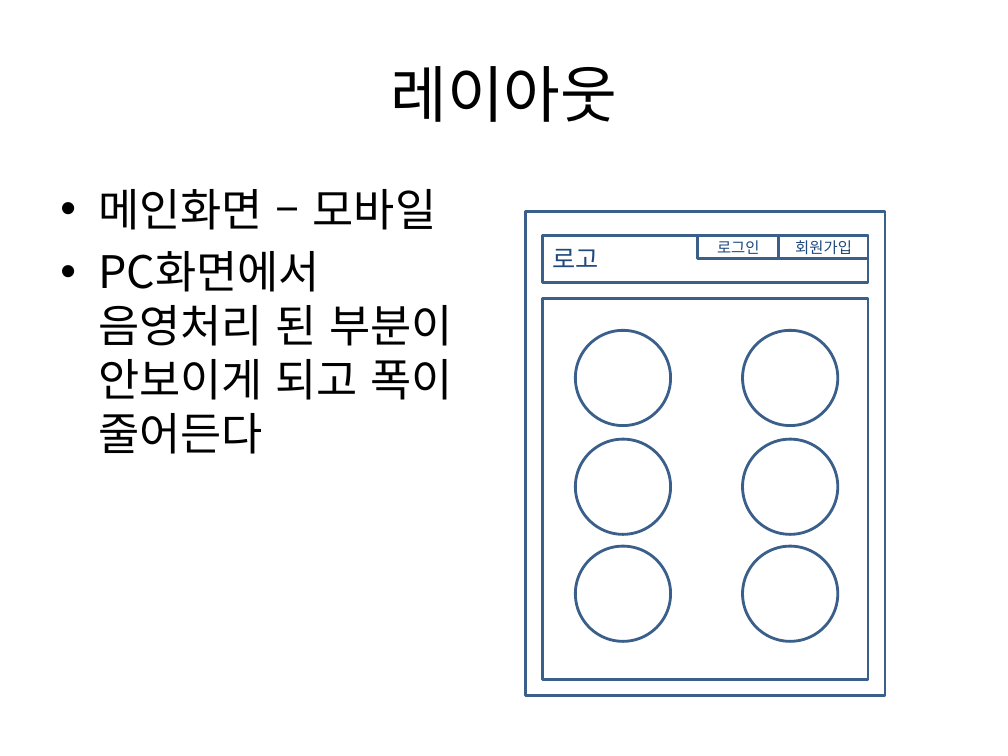
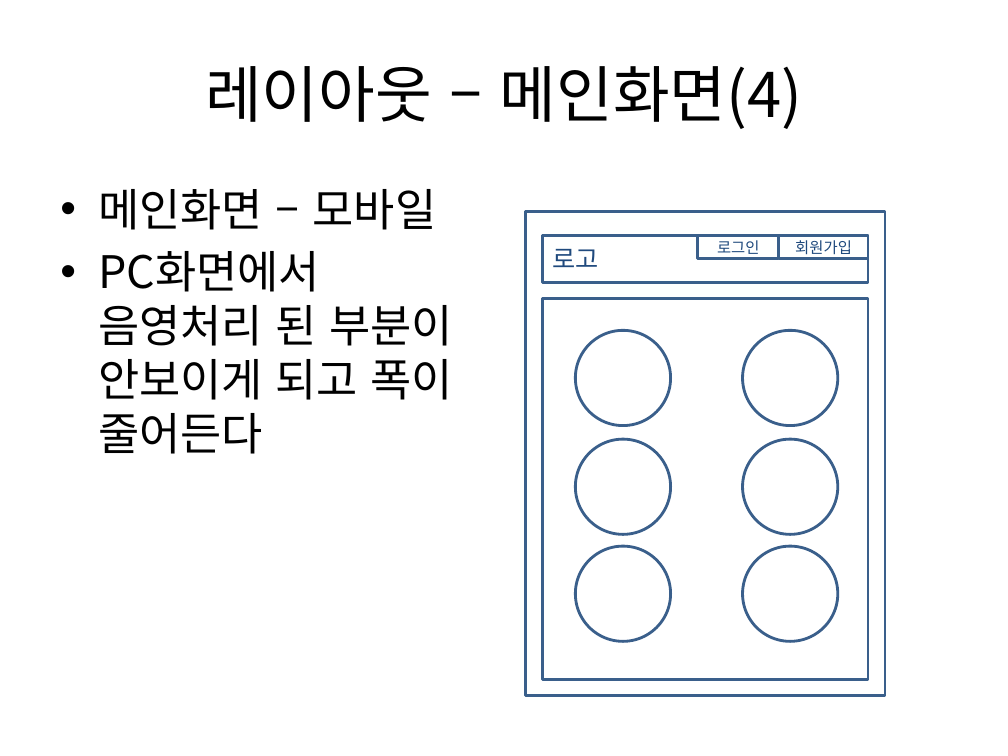
Before and after one commit to kurodari/ttm, a slide deck: slide 11 of docs/ttm 기획서 pt.pptx (slide 10 before the commit). Drawn at 1008x756 pixels with LibreOffice and Linux fonts; fonts in the diff are those of the drawing. Boxes give left, top, right and bottom in pixels: in the first picture for what was removed or moved away, otherwise in the second. Text is boxed around its words. In the diff, an @@ line names an element or a change of style, - is before the commit and + after.

```diff
--- a/docs/ttm 기획서 pt.pptx
+++ b/docs/ttm 기획서 pt.pptx
@@ title at [205,66,803,129]: text changed @@
-레이아웃
+레이아웃 – 메인화면(4)
```
Also in this commit, not shown: 3 other slides changed, 2 slides added.
